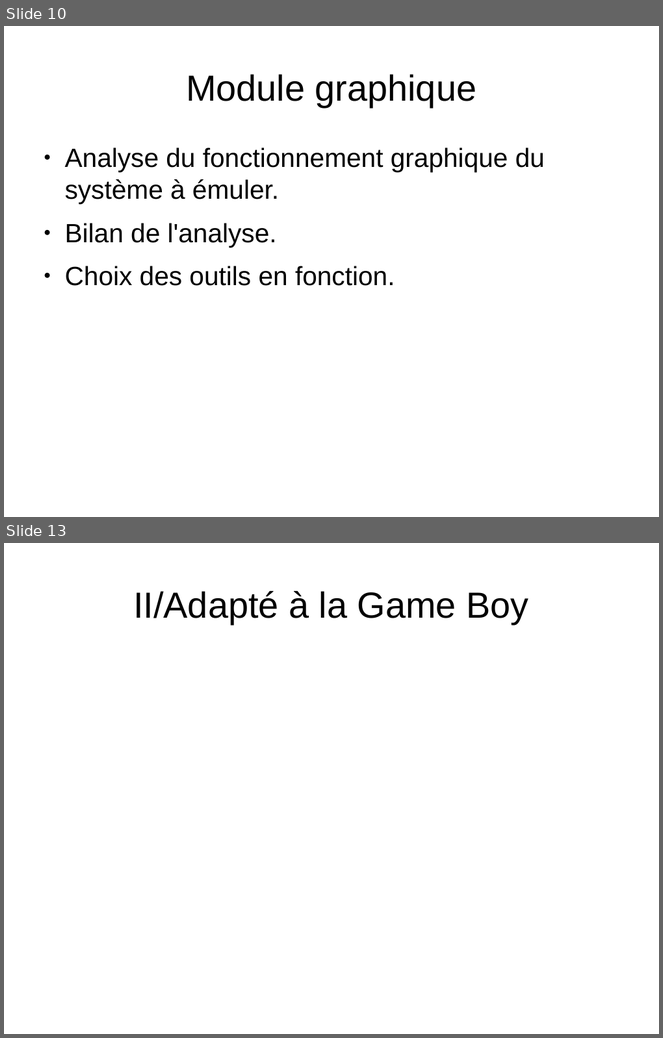
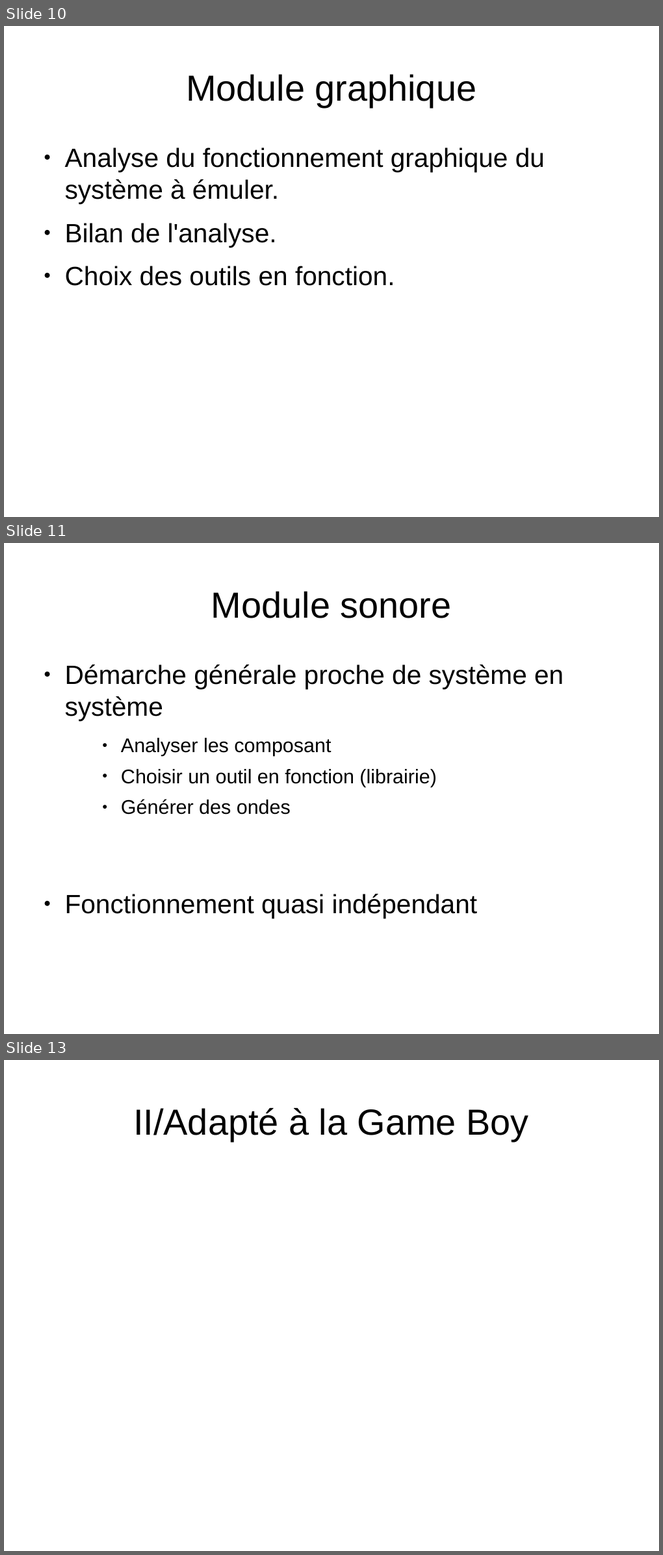
Before and after one commit to joakim-d/GroBoy, a slide deck: documents_TER/soutenance.odp. Shown one above the other, each under a label of ours: slides 10 and 13 before the commit, slides 10, 11 and 13 after it; the slides between them are not shown. The pictures are 663x1038 and 663x1555 pixels, drawn with LibreOffice and Linux fonts; fonts in the diff are those of the drawing. Boxes give left, top, right and bottom in pixels: in the first picture for what was removed or moved away, otherwise in the second. Text is boxed around its words. In the diff, an @@ line names an element or a change of style, - is before the commit and + after.

```diff
--- a/documents_TER/soutenance.odp
+++ b/documents_TER/soutenance.odp
@@ slide 11 added at <box>4,543,659,1034</box>, background #FFFFFF @@
@@ title added at <box>211,591,452,618</box>, 44 pt, text #000000 @@
+Module sonore
@@ text added at <box>65,665,564,918</box>, 32 pt, text #000000 @@
+● Démarche générale proche de système en système
+    ● Analyser les composant
+    ● Choisir un outil en fonction (librairie)
+    ● Générer des ondes
+● Fonctionnement quasi indépendant
```
Also in this commit, not shown: 1 slide changed, 6 other slides added, 7 slides removed.
